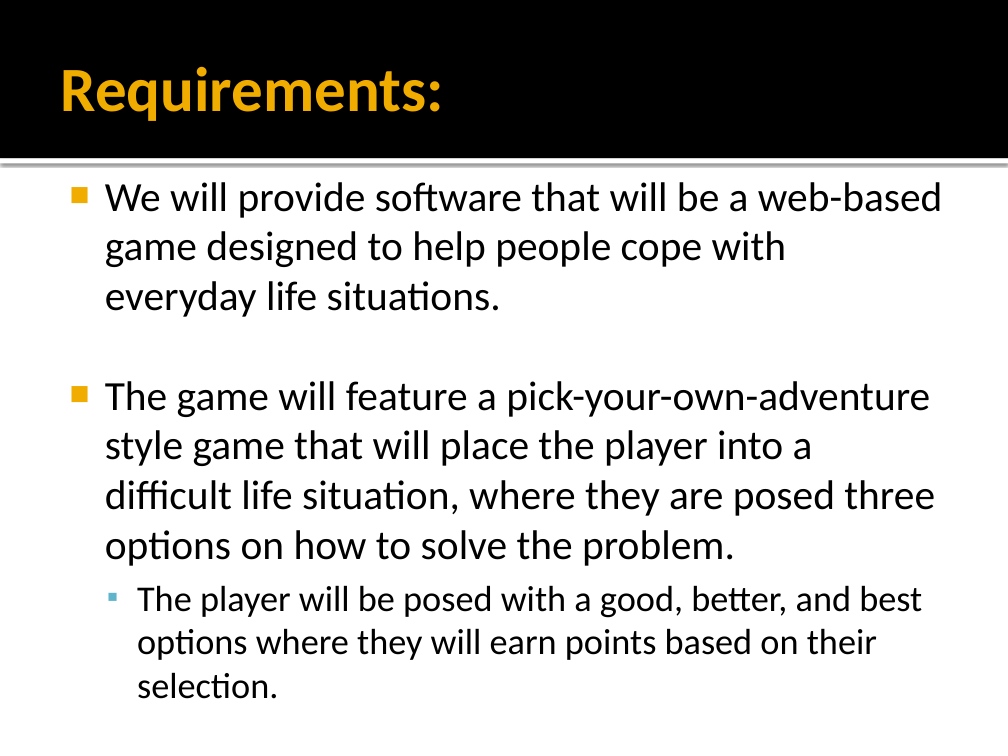
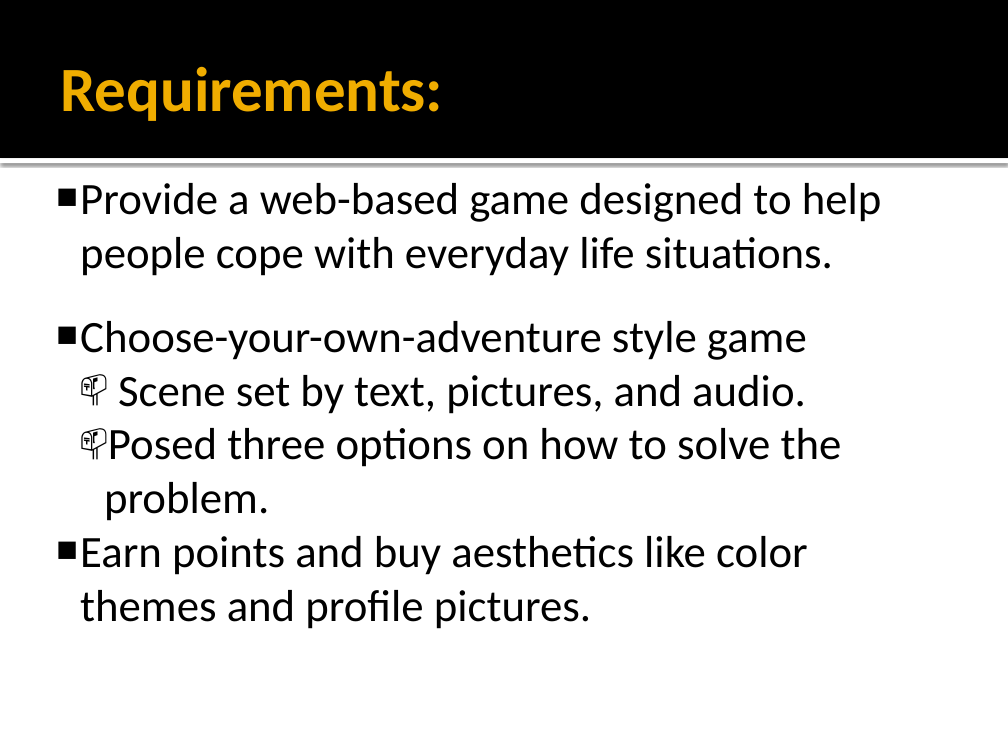
Before and after one commit to GregMartini/pluvali, a slide deck: slide 2 of Documentation/Requirements_PLUVALI _presentation.pptx. Drawn at 1008x756 pixels with LibreOffice and Linux fonts; fonts in the diff are those of the drawing. Boxes give left, top, right and bottom in pixels: in the first picture for what was removed or moved away, otherwise in the second. Text is boxed around its words. In the diff, an @@ line names an element or a change of style, - is before the commit and + after.

Commit message:
Requirements Presentation
I shortened the req. pres. to the title page and one page of
requirements, changing a few things that we had discussed with Katie
before. There are still some sentences, but they're shorter and more to
the point.

```diff
--- a/Documentation/Requirements_PLUVALI _presentation.pptx
+++ b/Documentation/Requirements_PLUVALI _presentation.pptx
@@ text at [80, 183, 882, 629]: text changed; size 29.6 to 32 pt @@
-■ We will provide software that will be a web-based game designed to help people cope with everyday life situations.
-■ The game will feature a pick-your-own-adventure style game that will place the player into a difficult life situation, where they are posed three options on how to solve the problem.
-  ▪ The player will be posed with a good, better, and best options where they will earn points based on their selection.
+■ Provide a web-based game designed to help people cope with everyday life situations.
+■ Choose-your-own-adventure style game
+  📫 Scene set by text, pictures, and audio.
+  📫 Posed three options on how to solve the problem.
+■ Earn points and buy aesthetics like color themes and profile pictures.
```
Also in this commit, not shown: 1 other slide changed, 1 slide removed.
